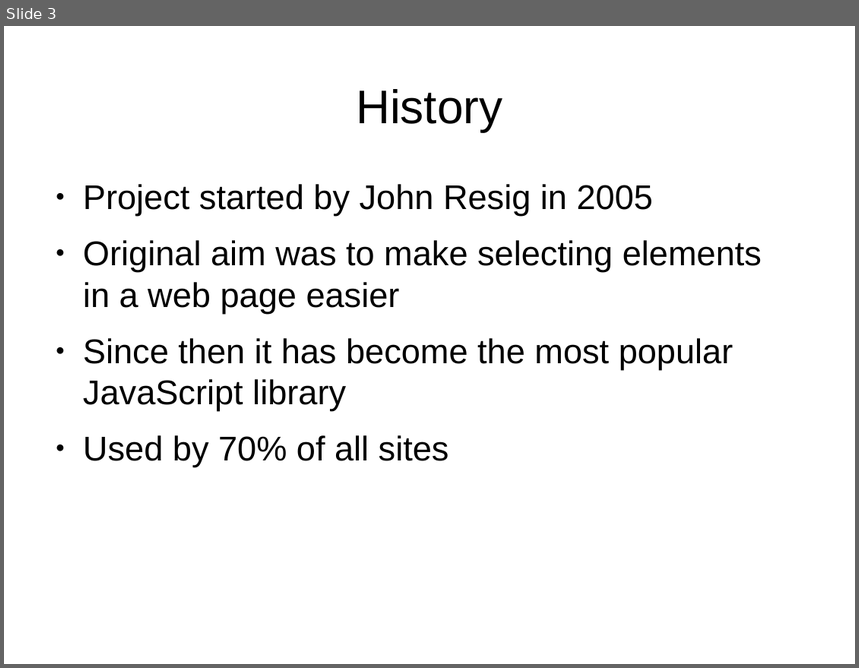
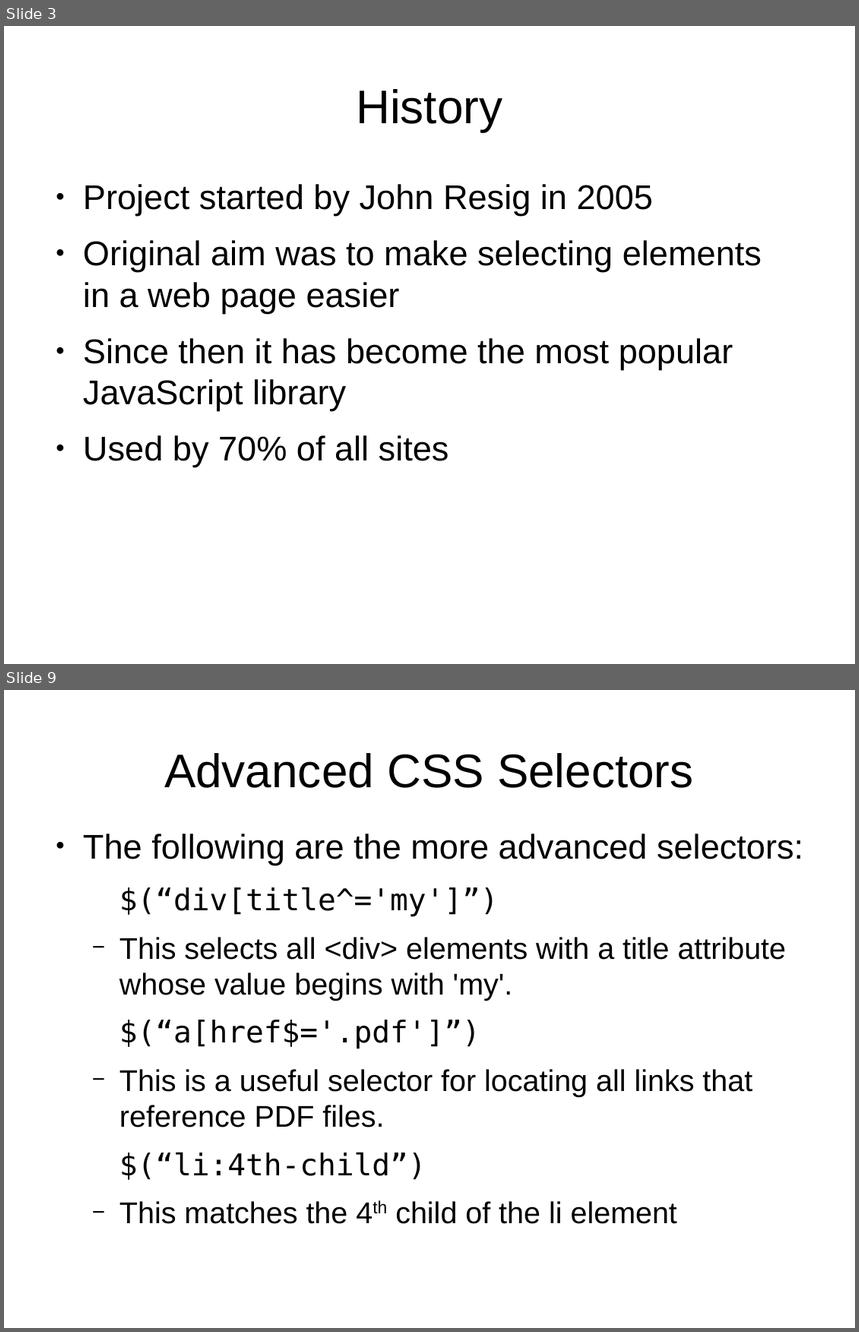
Before and after one commit to tomafc330/presentations, a slide deck: jquery/presentation.odp. Shown one above the other, each under a label of ours: slide 3 before the commit, slides 3 and 9 after it; the slides between them are not shown. The pictures are 859x668 and 859x1332 pixels, drawn with LibreOffice and Linux fonts; fonts in the diff are those of the drawing. Boxes give left, top, right and bottom in pixels: in the first picture for what was removed or moved away, otherwise in the second. Text is boxed around its words. In the diff, an @@ line names an element or a change of style, - is before the commit and + after.

```diff
--- a/jquery/presentation.odp
+++ b/jquery/presentation.odp
@@ slide 9 added at (4,690,855,1328), background #FFFFFF @@
@@ title added at (164,753,694,788), 44 pt, text #000000 @@
+Advanced CSS Selectors
@@ text added at (83,834,804,1224), 28 pt, text #000000 @@
+● The following are the more advanced selectors:
+  $(“div[title^='my']”)
+  − This selects all <div> elements with a title attribute whose value begins with 'my'.
+  $(“a[href$='.pdf']”)
+  − This is a useful selector for locating all links that reference PDF files.
+  $(“li:4th-child”)
+  − This matches the 4th child of the li element
```
Also in this commit, not shown: 5 slides changed, 14 other slides added, 10 other files.
